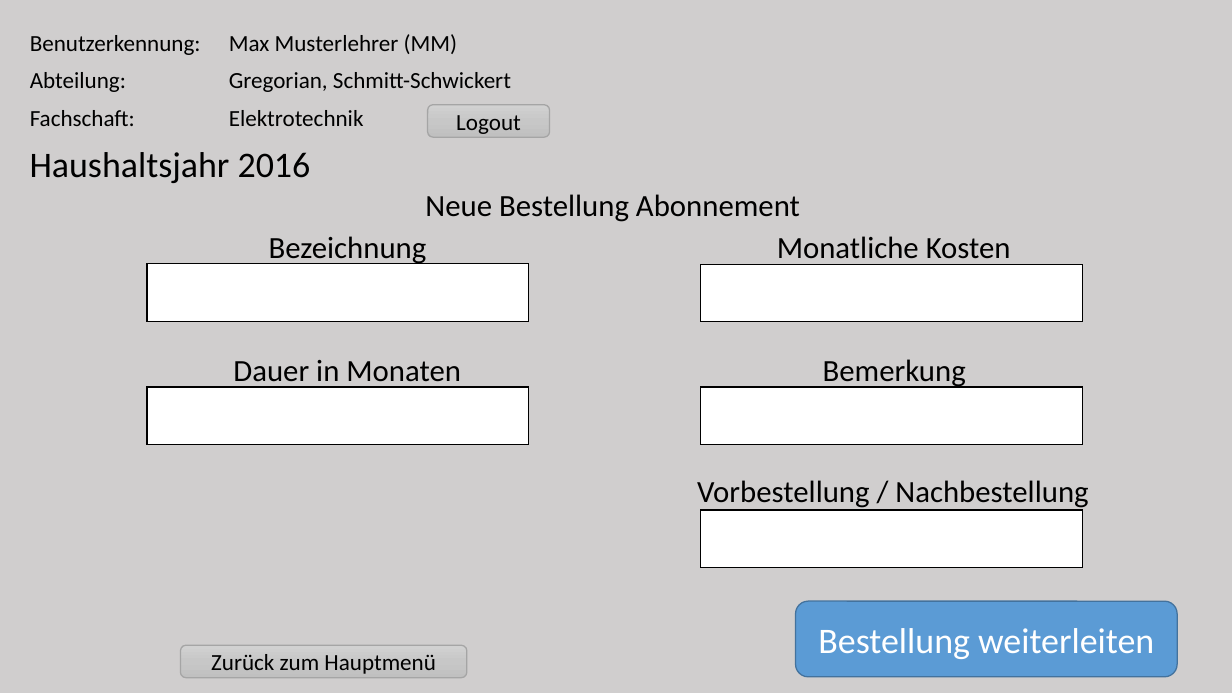
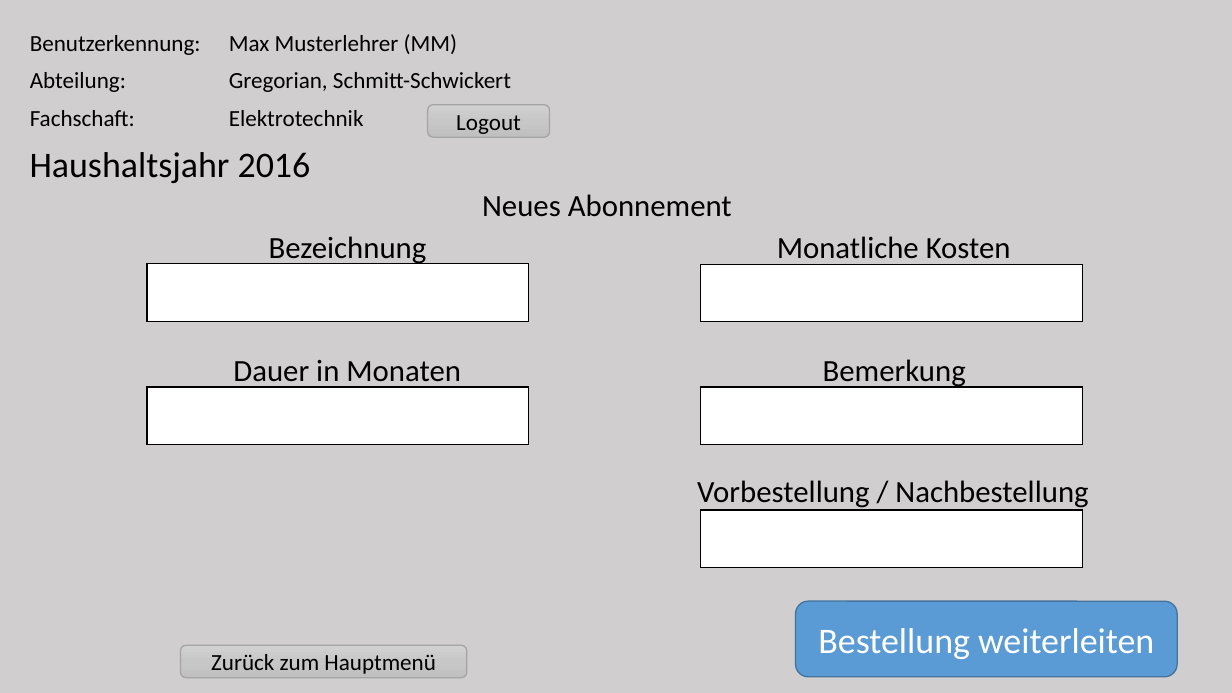
Before and after one commit to Kelevrae/LittleBigPlanet, a slide deck: slide 7 of Techniker Dokus/Mockup User.pptx. Drawn at 1232x693 pixels with LibreOffice and Linux fonts; fonts in the diff are those of the drawing; background and template pictures are left out. Boxes give left, top, right and bottom in pixels: in the first picture for what was removed or moved away, otherwise in the second. Text is boxed around its words. In the diff, an @@ line names an element or a change of style, - is before the commit and + after.

```diff
--- a/Techniker Dokus/Mockup User.pptx
+++ b/Techniker Dokus/Mockup User.pptx
@@ text at (482,194,732,217): text changed @@
-Neue Bestellung Abonnement
+Neues Abonnement
```
Also in this commit, not shown: 2 other slides changed, 1 other file.
